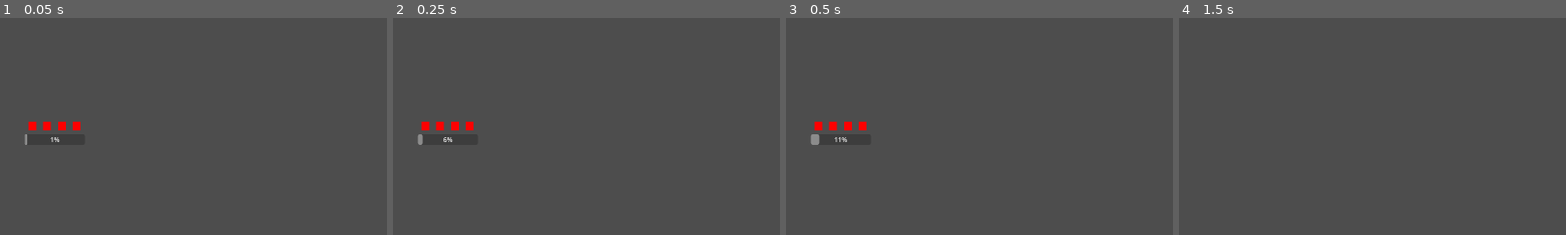
Above: before the commit, frames 1-4 (left to right).
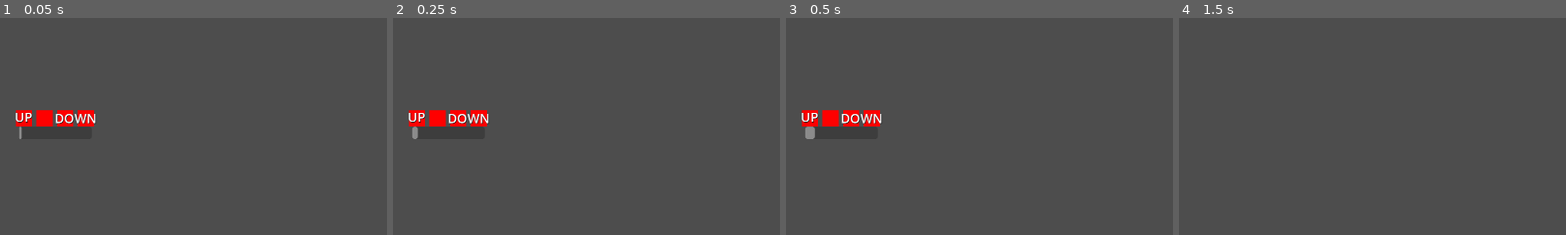
Above: after the commit, the same moments.

Repository: boneyard24/VGGJ2026
Game: Godot game, scene res://Scenes/QTE/QTEPopup.tscn
The game is run twice, just before and just after one commit, with the same random seed, the same clock (stepped at 60 frames per second) and the same inputs. This scene is started directly instead of the project's main scene.
Inputs:
- Up to frame 1 (0.05 s): no input
- Up to frame 2 (0.25 s): no input
- Up to frame 3 (0.5 s): no input
- Up to frame 4 (1.5 s): tap Enter (enter) at 0.5, 0.6, 1.35 s; hold Right (right) 0.53-1.28 s; tap Space at 1.25 s; hold Down (down) from 1.28 s (still down)
The pictures show only the part of the screen within x 0-50%, y 11-61%; the shares and areas given below are measured in that part.

The runs differ from the first frame. In frame 1, 1.6% of the frame differs, in the area x 4-25%, y 42-59%; in frame 2, 1.6%; in frame 3, 1.7%; in frame 4, nothing differs.

Commit message:
preventing qte from popping up off screen, added player dialogue to main, triggering events for success on player

Diff:
--- a/trainger/Dialogue Box/Player/player_dialogue.gd
+++ b/trainger/Dialogue Box/Player/player_dialogue.gd
@@ -30,8 +30,8 @@
 		return
 
 	# TODO: Catch whatever event triggers success or failure dialogue
-	await send_success_dialogue()
-	await send_failure_dialogue()
+	#await send_success_dialogue()
+	#await send_failure_dialogue()
 
 func load_dialogue_json(path: String) -> Dictionary:
 	var file := FileAccess.open(path, FileAccess.READ)
@@ -44,6 +44,13 @@
 	var json = JSON.parse_string(json_text)
 
 	return json.dialogue.player
+
+func event_result(success: bool):
+	if (success):
+		send_success_dialogue()
+	else:
+		send_failure_dialogue()
+
 
 func send_success_dialogue():
 	await show_line(player_dialogue.success.lines[success_current_line], success_typing_speed, success_line_wait_time)
--- a/trainger/Main.tscn
+++ b/trainger/Main.tscn
@@ -4,6 +4,7 @@
 [ext_resource type="PackedScene" uid="uid://b0quagujfn8r8" path="res://Scenes/GameManager/GameManager.tscn" id="1_r0du0"]
 [ext_resource type="PackedScene" uid="uid://cl7fsjf2d4taa" path="res://Dialogue Box/Boss/DialogueBox.tscn" id="3_cm0pq"]
 [ext_resource type="PackedScene" uid="uid://cr1nswdvn84t4" path="res://Scenes/GameOver/GameOver.tscn" id="4_cm0pq"]
+[ext_resource type="PackedScene" uid="uid://c1o4crbloc3vm" path="res://Dialogue Box/Player/PlayerDialogue.tscn" id="4_fos0i"]
 
 [node name="Main" type="Control" unique_id=922461951]
 layout_mode = 3
@@ -14,15 +15,15 @@
 grow_vertical = 2
 pivot_offset = Vector2(960, 540)
 
+[node name="CompTesting" parent="." unique_id=1638788144 instance=ExtResource("1_glv2v")]
+z_index = -9
+position = Vector2(960, 540)
+
 [node name="GameManager" parent="." unique_id=270048902 instance=ExtResource("1_r0du0")]
 
 [node name="Camera2D" type="Camera2D" parent="." unique_id=285742609]
 z_index = -10
 anchor_mode = 0
-
-[node name="CompTesting" parent="." unique_id=1638788144 instance=ExtResource("1_glv2v")]
-z_index = -9
-position = Vector2(960, 540)
 
 [node name="DialogueBox" parent="." unique_id=1743243020 instance=ExtResource("3_cm0pq")]
 layout_mode = 0
@@ -33,5 +34,12 @@
 grow_horizontal = 1
 grow_vertical = 1
 
+[node name="PlayerBox" parent="." unique_id=344526282 instance=ExtResource("4_fos0i")]
+layout_mode = 0
+offset_left = 61.0
+offset_top = 180.0
+offset_right = 901.0
+offset_bottom = 340.0
+
 [node name="GameOver" parent="." unique_id=1274482844 instance=ExtResource("4_cm0pq")]
 layout_mode = 1
--- a/trainger/Scenes/GameManager/game_manager.gd
+++ b/trainger/Scenes/GameManager/game_manager.gd
@@ -5,6 +5,7 @@
 #const QTEScene: PackedScene = preload("res://Scenes/QTE/QTEPopup.tscn")
 @onready var QTEScene = preload("res://Scenes/QTE/QTEPopup.tscn")
 @onready var GameOverUI := $"../GameOver"
+@onready var PlayerBox := $"../PlayerBox"
 
 
 const MAX_FAILS := 3
@@ -30,6 +31,7 @@
 	#QTEScene.instantiate()
 	#QTEScene.MinTime = 1
 	#QTEScene.MaxTime = 3
+
 	add_child(instance)
 	instance.qte_popup_complete.connect(_qte_result)
 	#.connect(_on_timer_timeout)
@@ -38,6 +40,8 @@
 func _qte_result(eventSuccess: bool) -> void:
 	print("GM: Event Success - ", eventSuccess)
 	qteSpawnTimer.start(2)
+
+	PlayerBox.event_result(eventSuccess)
 
 	if (!eventSuccess):
 		current_fails += 1
--- a/trainger/Scenes/QTE/QTEPopup.tscn
+++ b/trainger/Scenes/QTE/QTEPopup.tscn
@@ -15,12 +15,17 @@
 autostart = true
 
 [node name="ProgressBar" type="ProgressBar" parent="." unique_id=1767744681]
-offset_left = -74.0
-offset_top = -13.0
-offset_right = 75.0
-offset_bottom = 14.0
+offset_left = -88.0
+offset_top = -31.0
+offset_right = 92.0
+offset_bottom = -1.0
+show_percentage = false
 
 [node name="ComboTracker" type="Node" parent="." unique_id=1334100137]
 script = ExtResource("2_1asnj")
 
 [node name="SpriteBoxContainer" parent="." unique_id=1093026482 instance=ExtResource("3_yvlxk")]
+offset_left = -99.0
+offset_top = -72.0
+offset_right = 101.0
+offset_bottom = -32.0
--- a/trainger/Scenes/QTE/SpriteBoxContainer/SpriteBoxContainer.tscn
+++ b/trainger/Scenes/QTE/SpriteBoxContainer/SpriteBoxContainer.tscn
@@ -3,36 +3,65 @@
 [ext_resource type="Script" uid="uid://clehxreppukdt" path="res://Scenes/QTE/SpriteBoxContainer/sprite_box_container.gd" id="1_uryap"]
 
 [node name="HBoxContainer" type="HBoxContainer" unique_id=1093026482]
-offset_left = -71.0
-offset_top = -53.0
-offset_right = 71.0
-offset_bottom = -13.0
+offset_left = -111.0
+offset_top = -60.0
+offset_right = 109.0
 script = ExtResource("1_uryap")
 
 [node name="ColorRect" type="ColorRect" parent="." unique_id=1343449731]
-custom_minimum_size = Vector2(20, 20)
+z_index = -1
+custom_minimum_size = Vector2(40, 40)
 layout_mode = 2
 size_flags_horizontal = 6
 size_flags_vertical = 4
 color = Color(1, 0, 0, 1)
 
+[node name="Label" type="Label" parent="ColorRect" unique_id=483131179]
+layout_mode = 0
+offset_left = -3.0
+offset_top = -6.0
+offset_right = 40.0
+offset_bottom = 39.0
+theme_override_colors/font_shadow_color = Color(0, 0, 0, 1)
+theme_override_colors/font_outline_color = Color(0, 0, 0, 1)
+theme_override_font_sizes/font_size = 32
+text = "UP"
+horizontal_alignment = 1
+vertical_alignment = 1
+
 [node name="ColorRect2" type="ColorRect" parent="." unique_id=1534817476]
-custom_minimum_size = Vector2(20, 20)
+z_index = -1
+custom_minimum_size = Vector2(40, 40)
 layout_mode = 2
 size_flags_horizontal = 6
 size_flags_vertical = 4
 color = Color(1, 0, 0, 1)
 
 [node name="ColorRect3" type="ColorRect" parent="." unique_id=1019926556]
-custom_minimum_size = Vector2(20, 20)
+z_index = -1
+custom_minimum_size = Vector2(40, 40)
 layout_mode = 2
 size_flags_horizontal = 6
 size_flags_vertical = 4
 color = Color(1, 0, 0, 1)
 
 [node name="ColorRect4" type="ColorRect" parent="." unique_id=1052947044]
-custom_minimum_size = Vector2(20, 20)
+z_index = -1
+custom_minimum_size = Vector2(40, 40)
 layout_mode = 2
 size_flags_horizontal = 6
 size_flags_vertical = 4
 color = Color(1, 0, 0, 1)
+
+[node name="Label2" type="Label" parent="ColorRect4" unique_id=1864869021]
+layout_mode = 0
+offset_left = -57.0
+offset_top = -3.0
+offset_right = 47.0
+offset_bottom = 42.0
+theme_override_colors/font_shadow_color = Color(0, 0, 0, 1)
+theme_override_colors/font_outline_color = Color(0, 0, 0, 1)
+theme_override_font_sizes/font_size = 32
+text = "DOWN"
+horizontal_alignment = 1
+vertical_alignment = 1
--- a/trainger/Scenes/QTE/SpriteBoxContainer/sprite_box_container.gd
+++ b/trainger/Scenes/QTE/SpriteBoxContainer/sprite_box_container.gd
@@ -15,3 +15,6 @@
 	for sprite in sprites:
 		print("SPRITE LOOP")
 		#instantiate sprite into hbox
+
+func sbc_test():
+	print("SPRITE CONNECTED")
--- a/trainger/Scenes/QTE/qte_popup.gd
+++ b/trainger/Scenes/QTE/qte_popup.gd
@@ -6,9 +6,11 @@
 @onready var QTETimer : Timer = $QTETimer
 @onready var TimerBar : ProgressBar = $ProgressBar
 @onready var ComboTracker : Node = $ComboTracker
+@onready var SpriteBoxContainer = $SpriteBoxContainer
 
 var MinTime := 1.0
 var MaxTime := 5.0
+var ComboLength := 1
 
 var _timer_bar_progress := 0.0
 
@@ -27,6 +29,7 @@
 
 	ComboTracker.combo_result.connect(end_qte)
 
+
 	"""
 	#Random Screen Position Segment
 	"""
@@ -39,7 +42,9 @@
 	# Generate random X and Y coordinates within the screen boundaries
 	# Use randf_range for floating-point positions, or randi_range for integer positions
 	var rand_x: float = rng.randf_range(0, screen_size.x)
+	rand_x = clamp(rand_x, 100, screen_size.x-100)
 	var rand_y: float = rng.randf_range(0, screen_size.y)
+	rand_y = clamp(rand_y, 100, screen_size.y-100)
 
 	# Create a new random position vector
 	var random_position: Vector2 = Vector2(rand_x, rand_y)
